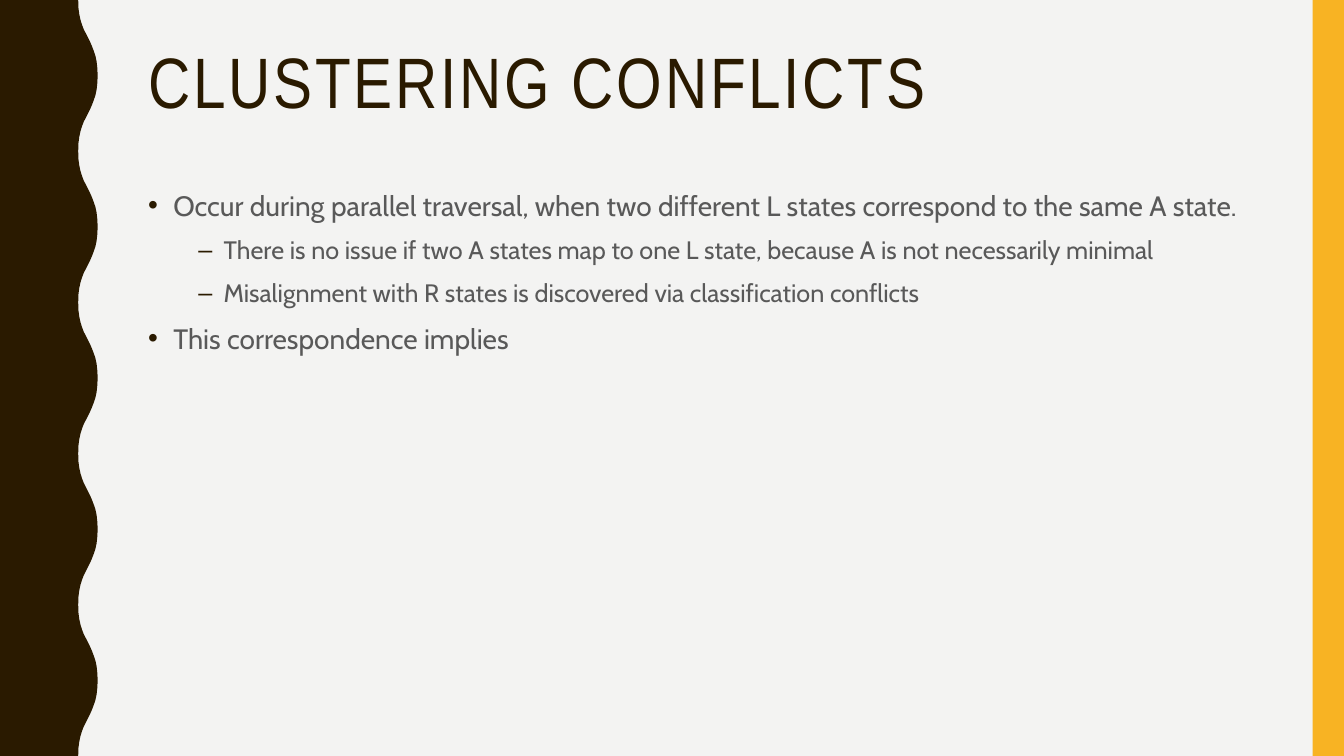
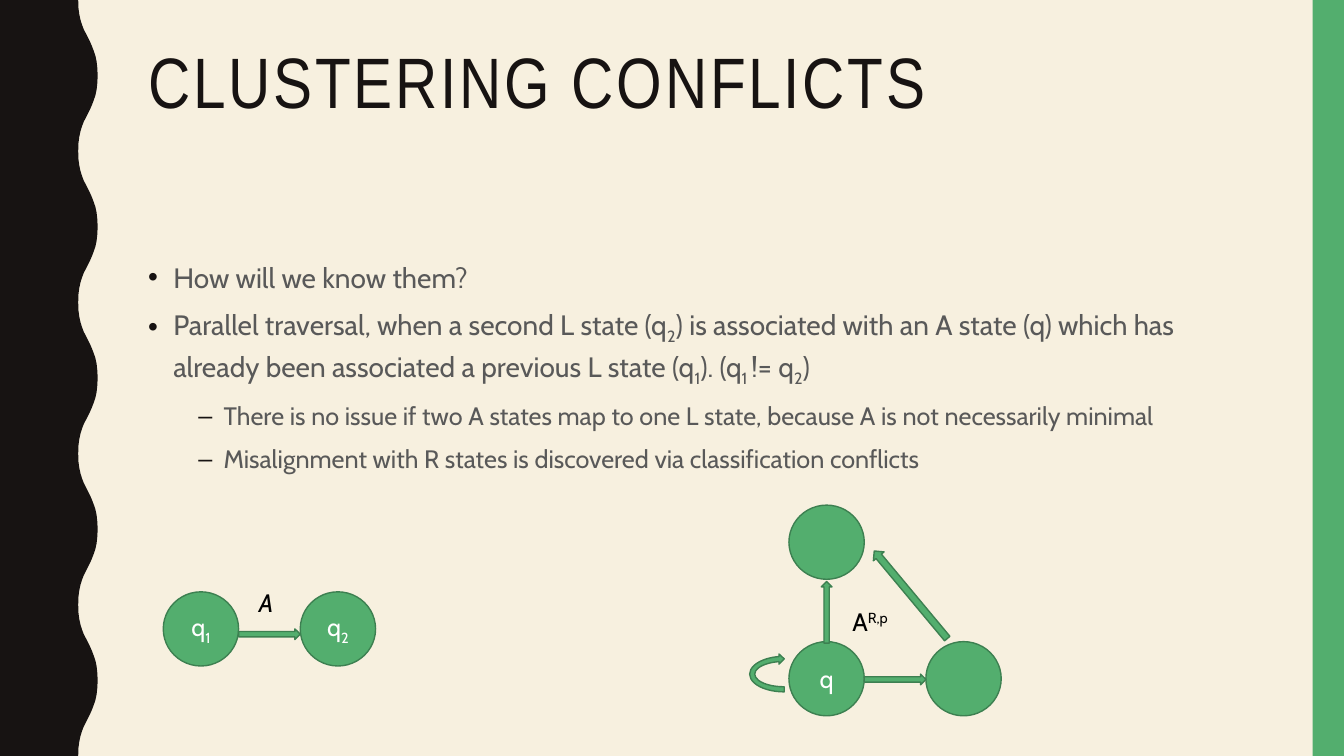
Before and after one commit to KChalk/MLandSyntax, a slide deck: slide 19 of AutomataFromRNN.pptm (slide 17 before the commit). Drawn at 1344x756 pixels with LibreOffice and Linux fonts; fonts in the diff are those of the drawing. Boxes give left, top, right and bottom in pixels: in the first picture for what was removed or moved away, otherwise in the second. Text is boxed around its words. In the diff, an @@ line names an element or a change of style, - is before the commit and + after.

```diff
--- a/AutomataFromRNN.pptm
+++ b/AutomataFromRNN.pptm
@@ background #F3F3F2 to #F7F0DF @@
@@ freeform shape at (0,0,98,756): fill #2A1A00 to #171312 @@
@@ rectangle at (1313,0,1344,756): fill #F8B323 to #53AE6E @@
@@ title "CLUSTERING CONFLICTS" at (148,58,926,109): text colour #2A1A00 to #171312 @@
@@ text "How will we know them?": place and size @@
-text "How will we know them?" at (173,195,1237,355)
+text "How will we know them?" at (173,267,1174,475)
@@ text at (173,267,1174,384): text changed @@
-• Occur during parallel traversal, when two different L states correspond to the same A state.
+• How will we know them?
+• Parallel traversal, when a second L state (q2) is associated with an A state (q) which has already been associated a previous L state (q1). (q1 != q2)
@@ text at (173,328,509,355): paragraph removed @@
-• This correspondence implies
@@ text at (224,406,1153,475): bullet colour #2A1A00 to #171312 @@
@@ ellipse added at (789,505,865,580), fill #53AE6E, outline #3D8151 1 pt @@
@@ right arrow added at (869,547,953,643), fill #53AE6E, outline #3D8151 1 pt @@
@@ ellipse added at (163,592,239,666), fill #53AE6E, outline #3D8151 1 pt, 18 pt, text #FFFFFF @@
+q1
@@ text added at (259,594,273,612), 18 pt, text #000000, italic @@
+A
@@ ellipse added at (300,592,376,666), fill #53AE6E, outline #3D8151 1 pt, 18 pt, text #FFFFFF @@
+q2
@@ right arrow added at (822,582,833,643), fill #53AE6E, outline #3D8151 1 pt @@
@@ right arrow added at (239,629,300,640), fill #53AE6E, outline #3D8151 1 pt @@
@@ text added at (868,612,888,627), 18 pt, text #000000 @@
+AR,p
@@ circular arrow added at (747,654,822,695), fill #53AE6E, outline #3D8151 1 pt @@
@@ ellipse added at (789,642,865,717), fill #53AE6E, outline #3D8151 1 pt, 18 pt, text #FFFFFF @@
+q
@@ ellipse added at (927,642,1002,717), fill #53AE6E, outline #3D8151 1 pt @@
@@ right arrow added at (864,675,926,686), fill #53AE6E, outline #3D8151 1 pt @@
```
Also in this commit, not shown: 13 other slides changed, 4 slides added, 2 slides removed.
